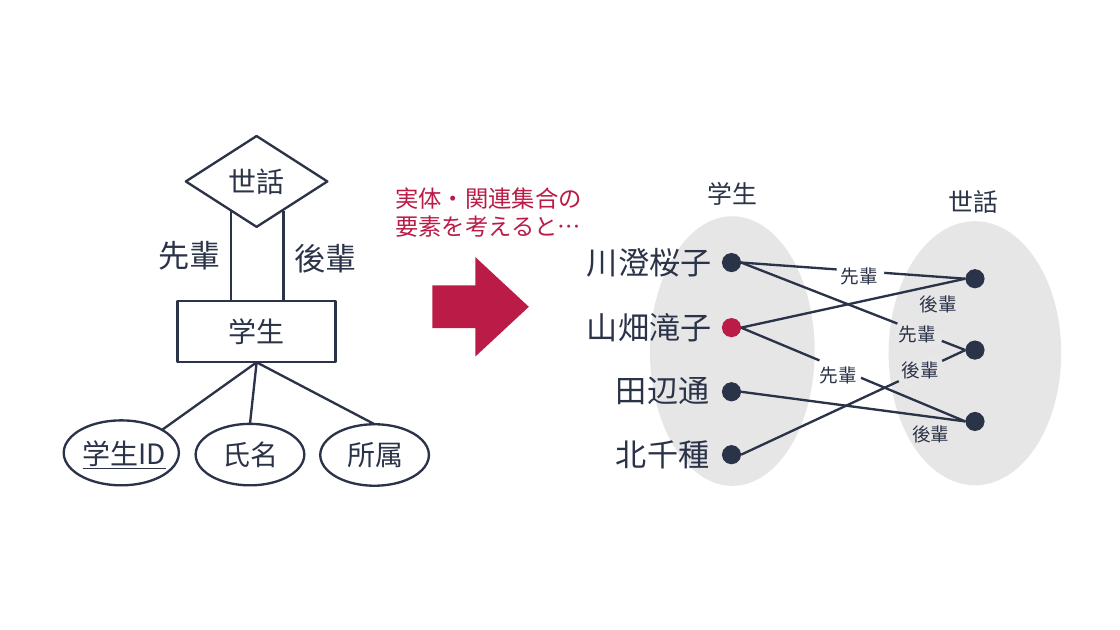
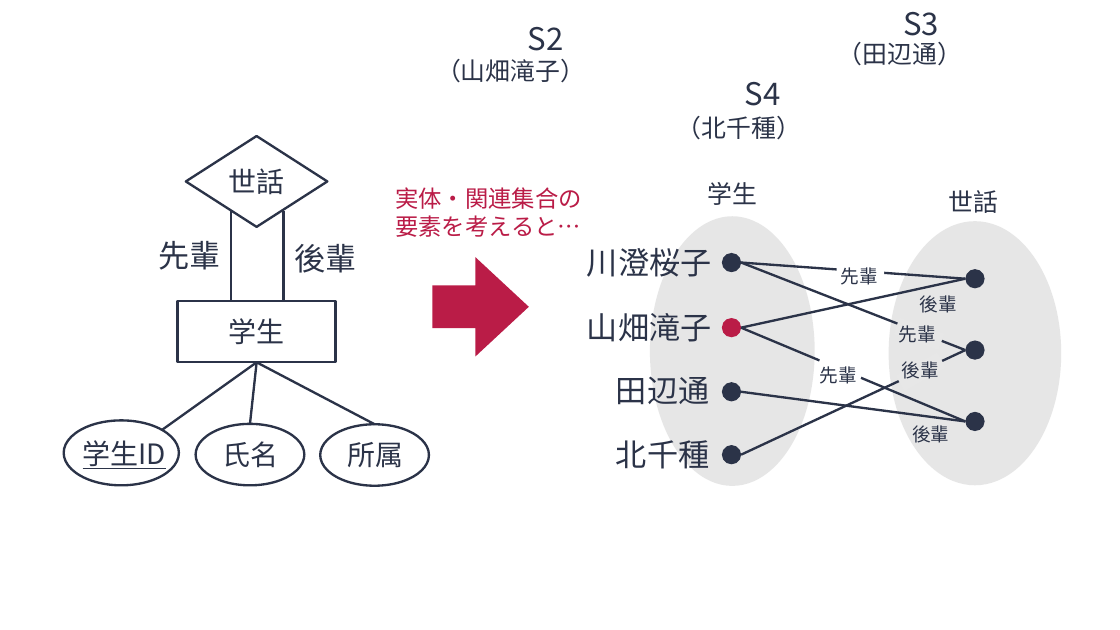
Before and after one commit to trycycle/database-textbook-draft, a slide deck: slide 25 of figure/__material/ppt/図表集-2026.pptx (slide 23 before the commit). Drawn at 1120x630 pixels with LibreOffice and Linux fonts; fonts in the diff are those of the drawing. Boxes give left, top, right and bottom in pixels: in the first picture for what was removed or moved away, otherwise in the second. Text is boxed around its words. In the diff, an @@ line names an element or a change of style, - is before the commit and + after.

```diff
--- a/figure/__material/ppt/図表集-2026.pptx
+++ b/figure/__material/ppt/図表集-2026.pptx
@@ text added at [528,27,564,51], 20 pt, text #2B3348 @@
+S2
@@ text added at [903,12,939,43], 20 pt, text #2B3348 @@
+S3
@@ text added at [436,59,585,83], 16 pt, text #2B3348 @@
+（山畑滝子）
@@ text added at [838,42,962,66], 16 pt, text #2B3348 @@
+（田辺通）
@@ text added at [745,82,781,106], 20 pt, text #2B3348 @@
+S4
@@ text added at [677,116,801,140], 16 pt, text #2B3348 @@
+（北千種）
```
Also in this commit, not shown: 12 other slides changed, 5 slides added, 30 other files.
